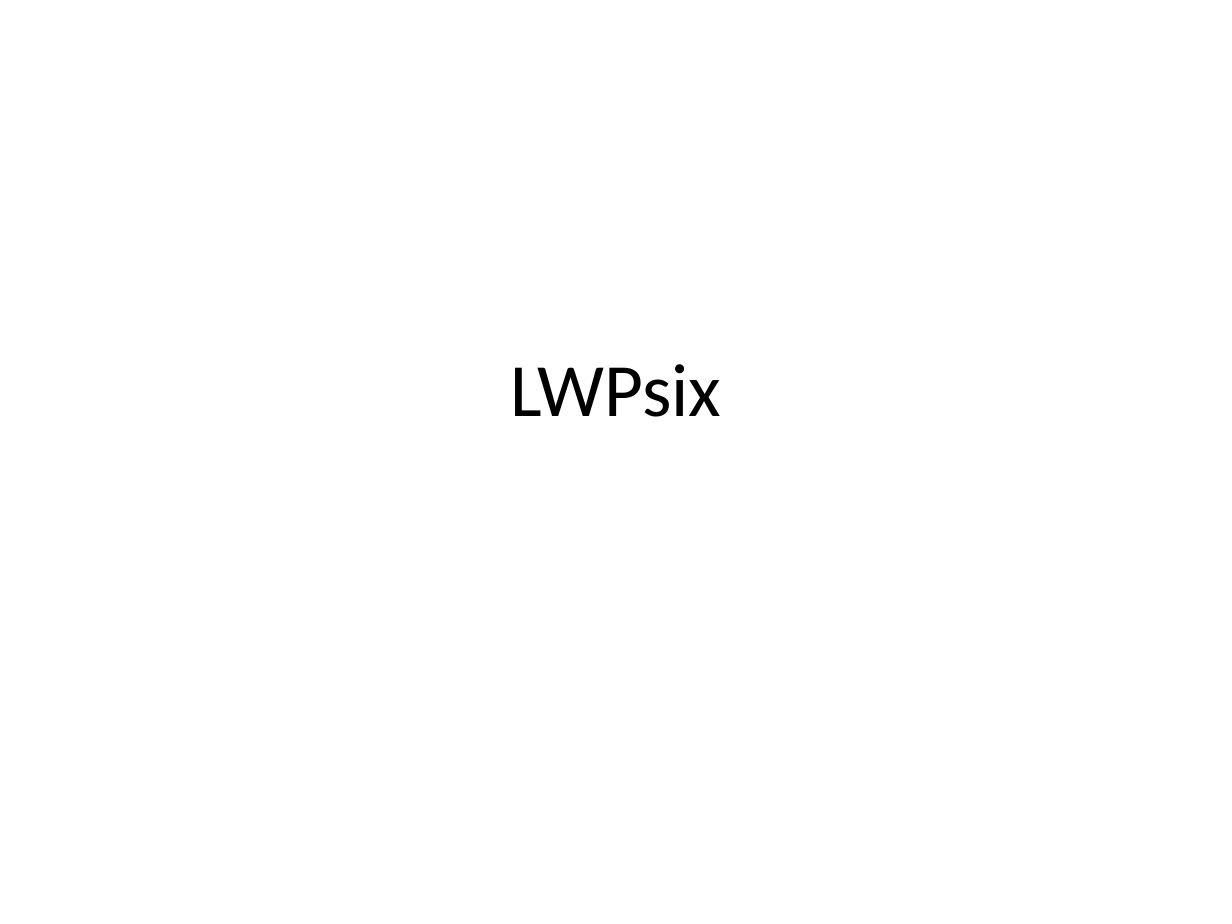
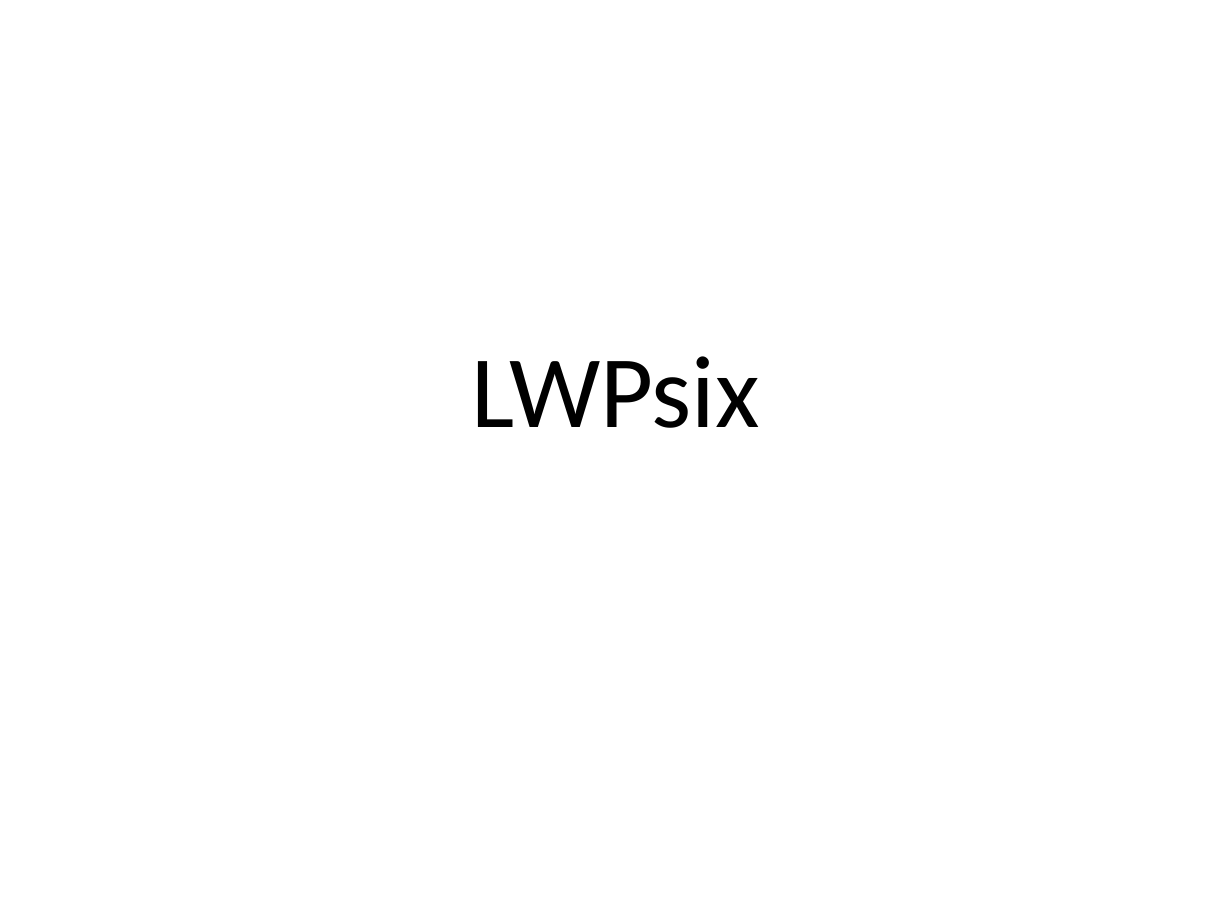
Before and after one commit to LWPsix/LWPsix, a slide deck: slide 1 of doc/Design Presentation.pptx. Drawn at 1232x924 pixels with LibreOffice and Linux fonts; fonts in the diff are those of the drawing. Boxes give left, top, right and bottom in pixels: in the first picture for what was removed or moved away, otherwise in the second. Text is boxed around its words. In the diff, an @@ line names an element or a change of style, - is before the commit and + after.

```diff
--- a/doc/Design Presentation.pptx
+++ b/doc/Design Presentation.pptx
@@ title "LWPsix" at (472,356,760,428): size 44 to 60 pt @@
```
Also in this commit, not shown: 4 other slides changed, 1 slide added, 2 slides removed, 5 other files.
